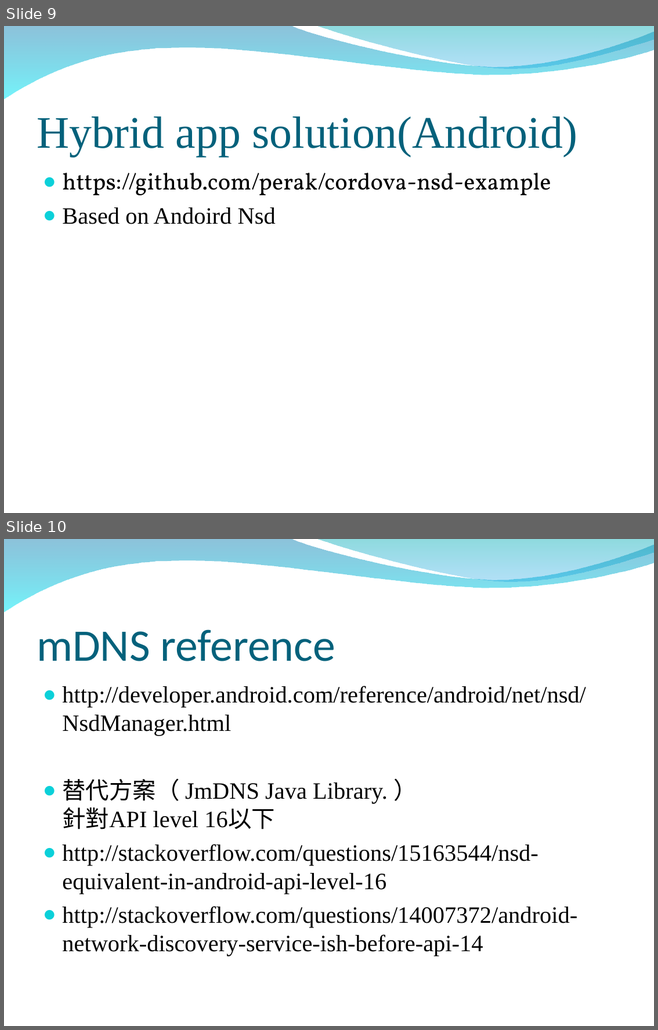
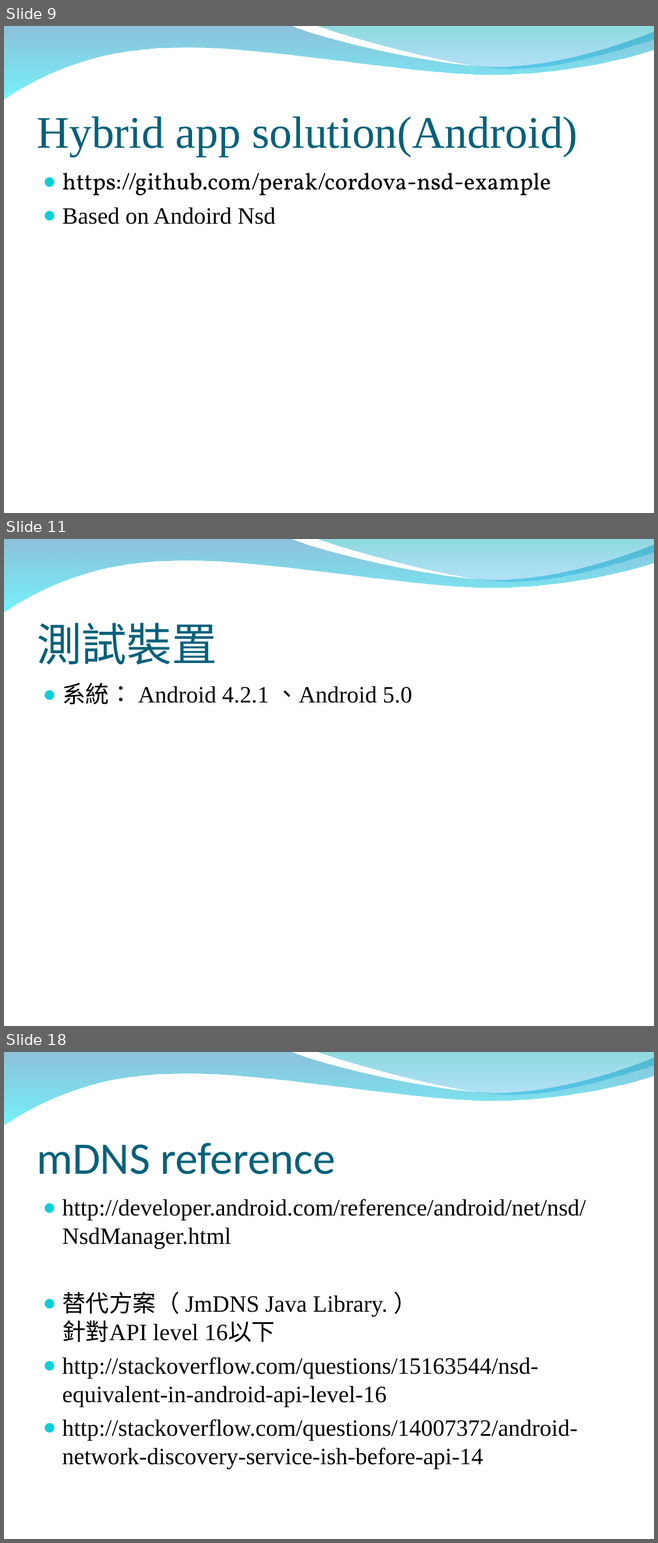
Before and after one commit to peter279k/regular_meeting, a slide deck: mDNS.ppt. Shown one above the other, each under a label of ours: slides 9 and 10 before the commit, slides 9, 11 and 18 after it; the slides between them are not shown. The pictures are 658x1030 and 658x1543 pixels, drawn with LibreOffice and Linux fonts; fonts in the diff are those of the drawing; background and template pictures are left out. Boxes give left, top, right and bottom in pixels: in the first picture for what was removed or moved away, otherwise in the second. Text is boxed around its words. In the diff, an @@ line names an element or a change of style, - is before the commit and + after.

Commit message:
增加nsdchat 測試與benchmark投影片

```diff
--- a/mDNS.ppt
+++ b/mDNS.ppt
@@ slide 11 added at [4, 539, 654, 1026], background picture (left out); not listed: 2 template elements that a slide beside it also shows @@
@@ title added at [36, 623, 217, 665], 50 pt, text #04617B @@
+測試裝置
@@ text added at [62, 683, 412, 704], 26 pt, text #000000 @@
+● 系統： Android 4.2.1 、Android 5.0
@@ what was slide 10 is now slide 18 @@
```
Also in this commit, not shown: 7 other slides added, 1 other file.
